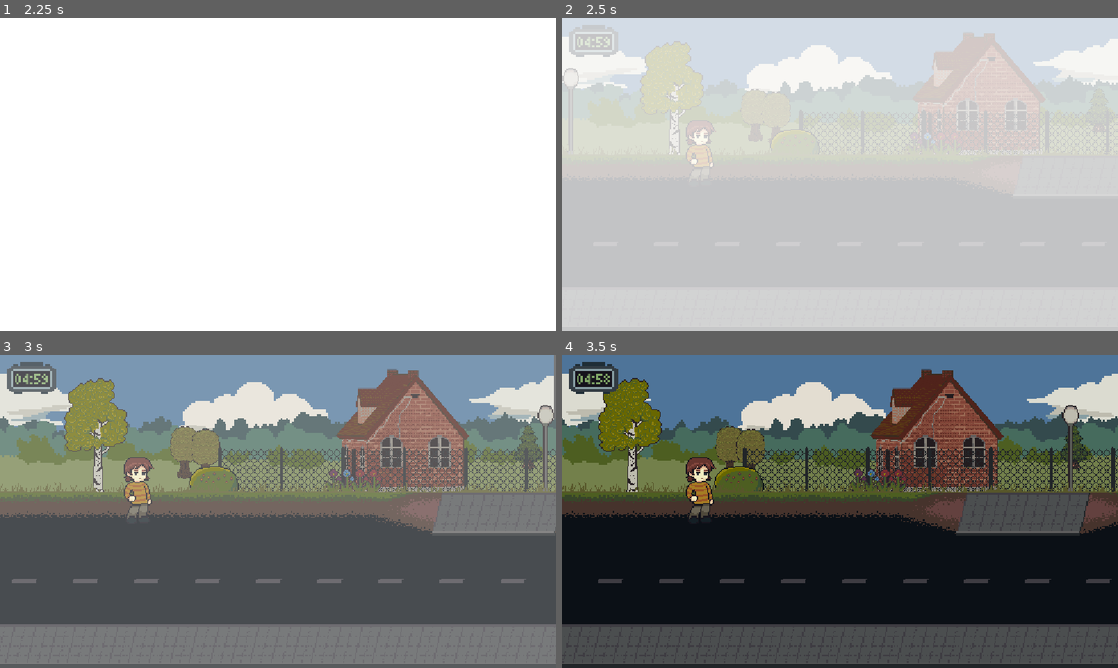
Above: before the commit, frames 1-4 (two rows, left to right).
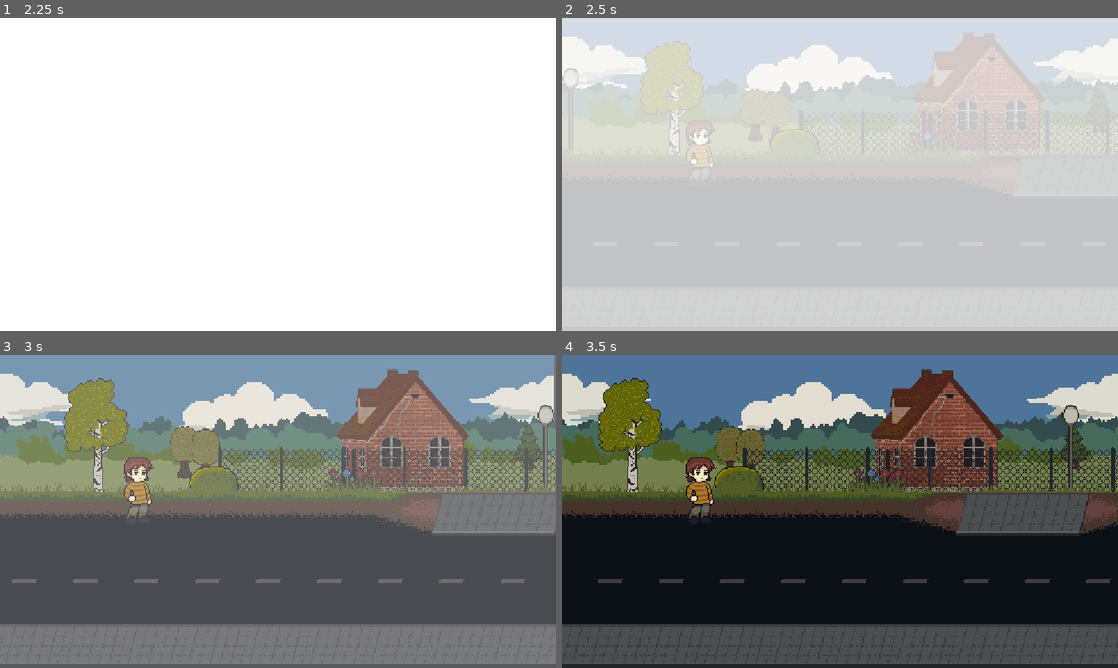
Above: after the commit, the same moments.

Repository: W00jo/projekt-droga
Game: Godot game, scene res://src/main_scene.tscn
The game is run twice, just before and just after one commit, with the same random seed, the same clock (stepped at 60 frames per second) and the same inputs.
Inputs (mouse positions are in pixels of both pictures, inside the frame that each line leads up to):
- Up to frame 1 (2.25 s): tap Enter at 0.5 s; move the mouse to (250, 237) at 0.52 s; hold W (move_up) 0.53-2.03 s; click (250, 237) at 0.67 s; move the mouse to (444, 221) at 1.27 s; move the mouse to (111, 127) at 2.02 s; hold A (move_left) from 2.03 s (still down)
- Up to frame 2 (2.5 s): keep holding A (move_left)
- Up to frame 3 (3 s): keep holding A (move_left); move the mouse to (305, 511) at 2.77 s; click (305, 511) at 2.92 s
- Up to frame 4 (3.5 s): keep holding A (move_left)

Frame 1 is identical in both runs. In frame 2, 0.5% of the frame differs, in the area x 1-11%, y 2-13%; in frame 3, 0.8%; in frame 4, 0.8%.

Commit message:
feat: add progress bar and time penalty floating texts
- clock_display.gd: implement animated floating text popups for time deductions
- game_manager.gd: delay distance calculation until RUNNING state and introduce time_deducted signal
- hud.gd: restrict HUD visibility to RUNNING state using slide position animations
- hud.tscn, run_progress_bar.gd: move the clock to the top-right corner with reduced alpha, and add a semi-transparent progress bar that fills with green, featuring a moving player sprite to indicate covered distance

Closes #60, closes #95

Diff:
--- a/global/game_manager.gd
+++ b/global/game_manager.gd
@@ -12,6 +12,7 @@
 signal state_changed(new_state: GameState)
 signal speed_changed(new_speed: float)
 signal time_updated(new_time: float)
+signal time_deducted(amount: float)
 signal currency_updated(new_currency: float)
 
 # Emitted with the raw distance values for numerical displays or debugging
@@ -62,7 +63,6 @@
 		GameState.ACCELERATING:
 			current_scroll_speed = move_toward(current_scroll_speed, target_scroll_speed, acceleration_rate * delta)
 			speed_changed.emit(current_scroll_speed)
-			_update_distance(delta)
 
 			# Transition: the player has reached cruising speed
 			if is_equal_approx(current_scroll_speed, target_scroll_speed):
@@ -113,3 +113,4 @@
 func deduct_time(amount: float) -> void:
 	current_time = max(0.0, current_time - amount)
 	time_updated.emit(current_time)
+	time_deducted.emit(amount)
--- a/src/hud/clock_display.gd
+++ b/src/hud/clock_display.gd
@@ -5,8 +5,17 @@
 
 @onready var time_label: Label = $ClockBackground/TimeLabel as Label
 
+const FLOATING_TEXT_START_OFFSET_Y: float = 50.0
+const FLOATING_TEXT_STEP_Y: float = 30.0
+const FLOATING_TEXT_SLIDE_DURATION: float = 0.4
+const FLOATING_TEXT_FADE_DELAY: float = 1.5
+const FLOATING_TEXT_FADE_DURATION: float = 0.5
+
+var active_floating_texts: Array[Label] = []
+
 func _ready() -> void:
 	GameManager.time_updated.connect(_on_time_updated)
+	GameManager.time_deducted.connect(_on_time_deducted)
 	# Initialise the display immediately to prevent a single-frame blank state
 	_on_time_updated(GameManager.current_time)
 
@@ -18,3 +27,43 @@
 	var seconds: int = total_seconds % 60
 
 	time_label.text = "%02d:%02d" % [minutes, seconds]
+
+# Spawns and manages floating text when time is deducted
+func _on_time_deducted(amount: float) -> void:
+	var floating_label: Label = Label.new()
+	# Duplicate to allow modifying the colour without affecting the main clock
+	floating_label.label_settings = time_label.label_settings.duplicate()
+	# Pink-Red font colour
+	floating_label.label_settings.font_color = Color("ff4d6d")
+
+	floating_label.text = "-%.0f S" % amount
+	floating_label.horizontal_alignment = HORIZONTAL_ALIGNMENT_CENTER
+	floating_label.vertical_alignment = VERTICAL_ALIGNMENT_CENTER
+
+	var bg: TextureRect = $ClockBackground as TextureRect
+	bg.add_child(floating_label)
+
+	# Start precisely over the clock text
+	floating_label.size = bg.size
+	floating_label.position = Vector2.ZERO
+
+	active_floating_texts.push_front(floating_label)
+
+	# Cascade all active floating texts downwards
+	for i in range(active_floating_texts.size()):
+		var label_to_move: Label = active_floating_texts[i]
+		var target_y: float = FLOATING_TEXT_START_OFFSET_Y + (i * FLOATING_TEXT_STEP_Y)
+
+		# Bind the tween to the specific label to ensure lifecycle safety
+		var slide_tween: Tween = label_to_move.create_tween()
+		slide_tween.tween_property(label_to_move, "position:y", target_y, FLOATING_TEXT_SLIDE_DURATION)\
+			.set_trans(Tween.TRANS_BACK)\
+			.set_ease(Tween.EASE_OUT)
+
+	# Fade out and destroy this label independently
+	var fade_tween: Tween = floating_label.create_tween()
+	fade_tween.tween_property(floating_label, "modulate:a", 0.0, FLOATING_TEXT_FADE_DURATION).set_delay(FLOATING_TEXT_FADE_DELAY)
+	fade_tween.finished.connect(func() -> void:
+		active_floating_texts.erase(floating_label)
+		floating_label.queue_free()
+	)
--- /dev/null
+++ b/src/hud/hud.gd
@@ -0,0 +1,24 @@
+# Serves as the root controller for the Heads-Up Display
+# Manages its own visibility lifecycle based on global game states
+class_name HUD
+extends Control
+
+const HIDDEN_OFFSET_Y: float = -200.0
+const SLIDE_DURATION: float = 0.5
+
+func _ready() -> void:
+	# The HUD is hidden completely above the screen until the RUNNING state
+	position.y = HIDDEN_OFFSET_Y
+	GameManager.state_changed.connect(_on_state_changed)
+
+func _on_state_changed(new_state: GameManager.GameState) -> void:
+	match new_state:
+		GameManager.GameState.RUNNING:
+			_slide_to(0.0)
+		GameManager.GameState.COASTING, GameManager.GameState.DECELERATING, GameManager.GameState.FAILED:
+			_slide_to(HIDDEN_OFFSET_Y)
+
+# Animates the vertical position to smoothly slide the HUD in and out of the screen
+func _slide_to(target_y: float) -> void:
+	var tween: Tween = create_tween()
+	tween.tween_property(self, "position:y", target_y, SLIDE_DURATION).set_trans(Tween.TRANS_SINE).set_ease(Tween.EASE_IN_OUT)
--- a/src/hud/hud.tscn
+++ b/src/hud/hud.tscn
@@ -1,13 +1,30 @@
 [gd_scene format=3 uid="uid://dpl32k7yri4a4"]
 
+[ext_resource type="Script" uid="uid://86bvdy582a33" path="res://src/hud/hud.gd" id="1_8ej7y"]
 [ext_resource type="Script" uid="uid://u1ulksf8erwg" path="res://src/hud/clock_display.gd" id="1_ony6l"]
 [ext_resource type="Texture2D" uid="uid://c8varr3bcvycy" path="res://src/hud/alarm_clock.png" id="2_8ej7y"]
 [ext_resource type="FontFile" uid="uid://cmulgt36rw6dt" path="res://assets/fonts/tiny5/tiny5_regular.ttf" id="3_cs14m"]
+[ext_resource type="Script" uid="uid://ci2y3ew522rlt" path="res://src/hud/run_progress_bar.gd" id="5_7hkyr"]
+[ext_resource type="Texture2D" uid="uid://7i5gg2m7d7wm" path="res://src/player/player_sprite_neutral.png" id="6_uwgws"]
 
 [sub_resource type="LabelSettings" id="LabelSettings_7hkyr"]
 font = ExtResource("3_cs14m")
 font_size = 32
 font_color = Color(0.5058824, 0.65882355, 0.40392157, 1)
+
+[sub_resource type="StyleBoxFlat" id="StyleBoxFlat_m0htx"]
+bg_color = Color(0.5294118, 0.61960787, 0.6392157, 0.5)
+corner_radius_top_left = 8
+corner_radius_top_right = 8
+corner_radius_bottom_right = 8
+corner_radius_bottom_left = 8
+
+[sub_resource type="StyleBoxFlat" id="StyleBoxFlat_diwb6"]
+bg_color = Color(0.5058824, 0.65882355, 0.40392157, 0.75)
+corner_radius_top_left = 8
+corner_radius_top_right = 8
+corner_radius_bottom_right = 8
+corner_radius_bottom_left = 8
 
 [node name="HUD" type="Control" unique_id=1962771496]
 layout_mode = 3
@@ -16,25 +33,29 @@
 anchor_bottom = 1.0
 grow_horizontal = 2
 grow_vertical = 2
+script = ExtResource("1_8ej7y")
 
 [node name="ClockDisplay" type="Control" parent="." unique_id=609080886]
+layout_mode = 1
+anchors_preset = 1
+anchor_left = 1.0
+anchor_right = 1.0
+offset_left = -115.0
+offset_top = -2.0
+offset_right = -15.0
+offset_bottom = 98.0
+grow_horizontal = 0
+script = ExtResource("1_ony6l")
+
+[node name="ClockBackground" type="TextureRect" parent="ClockDisplay" unique_id=780550129]
+self_modulate = Color(1, 1, 1, 0.75)
+texture_filter = 1
 layout_mode = 1
 anchors_preset = 15
 anchor_right = 1.0
 anchor_bottom = 1.0
-offset_left = 15.0
-offset_top = -2.0
-offset_right = 15.0
-offset_bottom = -2.0
 grow_horizontal = 2
 grow_vertical = 2
-script = ExtResource("1_ony6l")
-
-[node name="ClockBackground" type="TextureRect" parent="ClockDisplay" unique_id=780550129]
-texture_filter = 1
-layout_mode = 1
-offset_right = 100.0
-offset_bottom = 100.0
 texture = ExtResource("2_8ej7y")
 expand_mode = 1
 stretch_mode = 5
@@ -55,3 +76,34 @@
 label_settings = SubResource("LabelSettings_7hkyr")
 horizontal_alignment = 1
 vertical_alignment = 1
+
+[node name="RunProgressBar" type="ProgressBar" parent="." unique_id=593925074 node_paths=PackedStringArray("player_sprite_anchor")]
+texture_filter = 1
+layout_mode = 1
+anchors_preset = 10
+anchor_right = 1.0
+offset_left = 176.0
+offset_top = 43.0
+offset_right = -176.0
+offset_bottom = 51.0
+grow_horizontal = 2
+theme_override_styles/background = SubResource("StyleBoxFlat_m0htx")
+theme_override_styles/fill = SubResource("StyleBoxFlat_diwb6")
+show_percentage = false
+script = ExtResource("5_7hkyr")
+player_sprite_anchor = NodePath("PlayerSpriteAnchor")
+
+[node name="PlayerSpriteAnchor" type="Control" parent="RunProgressBar" unique_id=132699031]
+layout_mode = 1
+anchors_preset = 4
+anchor_top = 0.5
+anchor_bottom = 0.5
+offset_top = -20.0
+offset_right = 40.0
+offset_bottom = 20.0
+grow_vertical = 2
+
+[node name="PlayerSprite" type="Sprite2D" parent="RunProgressBar/PlayerSpriteAnchor" unique_id=55707107]
+position = Vector2(20, 20)
+scale = Vector2(0.6, 0.6)
+texture = ExtResource("6_uwgws")
--- /dev/null
+++ b/src/hud/run_progress_bar.gd
@@ -0,0 +1,19 @@
+# Updates the progress bar and a child anchor point to sync the player sprite with the fill level
+class_name RunProgressBar
+extends ProgressBar
+
+# The anchor node that will be moved along the progress bar
+# An AnimatedSprite2D or Sprite2D should be placed inside this Control
+@export var player_sprite_anchor: Control
+
+func _ready() -> void:
+	value = 0.0
+	GameManager.progress_updated.connect(_on_progress_updated)
+
+func _on_progress_updated(progress_ratio: float) -> void:
+	# Convert the 0.0 - 1.0 ratio to the ProgressBar's configured value range
+	value = min_value + (max_value - min_value) * progress_ratio
+
+	# Update the anchor's horizontal position to match the fill edge
+	# By shifting it back by half its own width, we centre the anchor precisely on the threshold
+	player_sprite_anchor.position.x = (size.x * progress_ratio) - (player_sprite_anchor.size.x / 2.0)
--- a/src/level/level.tscn
+++ b/src/level/level.tscn
@@ -22,12 +22,6 @@
 
 [node name="ObstacleSpawner" parent="." unique_id=1927055351 instance=ExtResource("5_w7y1s")]
 
-[node name="HUD" parent="." unique_id=1962771496 instance=ExtResource("6_w7y1s")]
+[node name="HUDLayer" type="CanvasLayer" parent="." unique_id=616161384]
 
-[node name="CanvasLayer" type="CanvasLayer" parent="." unique_id=616161384]
-
-[node name="HUD" type="Control" parent="CanvasLayer" unique_id=535979702]
-layout_mode = 3
-anchors_preset = 0
-offset_right = 40.0
-offset_bottom = 40.0
+[node name="HUD" parent="HUDLayer" unique_id=1962771496 instance=ExtResource("6_w7y1s")]
Not shown, added: src/hud/hud.gd.uid
Not shown, added: src/hud/run_progress_bar.gd.uid
